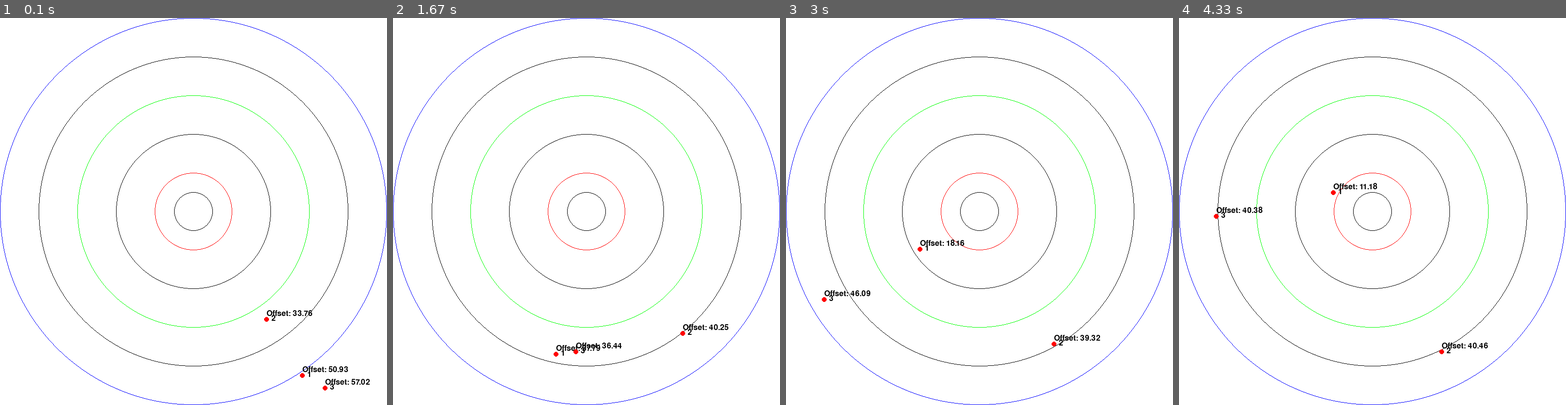
Above: before the commit, frames 1-4 (left to right).
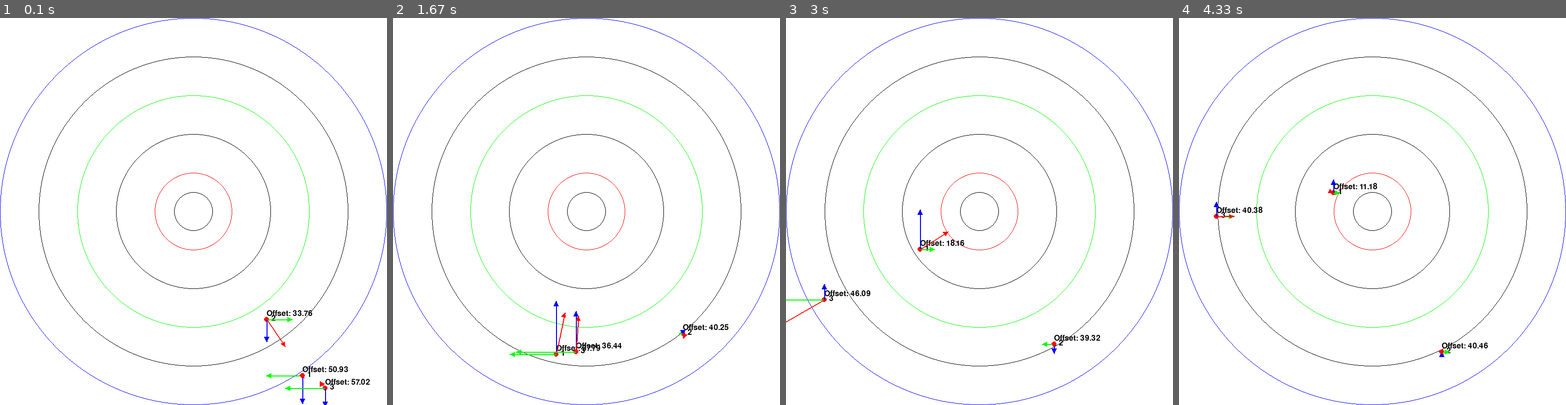
Above: after the commit, the same moments.

Repository: Kyu-katsu/master2_4
Game: pygame game, started from main.py
The game is run twice, just before and just after one commit, with the same random seed, the same clock (stepped at 60 frames per second) and the same inputs.
Inputs:
- Up to frame 1 (0.1 s): no input
- Up to frame 2 (1.67 s): no input
- Up to frame 3 (3 s): no input
- Up to frame 4 (4.33 s): no input

The runs differ from the first frame. In frame 1, 0.2% of the frame differs, in the area x 68-85%, y 77-100%; in frame 2, 0.2%, in the area x 30-77%, y 73-88%; in frame 3, 0.2%; in frame 4, less than 0.1%.

Commit message:
Apply acceleration and randomized fixed velocity

Diff:
--- a/main.py
+++ b/main.py
@@ -2,6 +2,10 @@
 import pygame
 import numpy as np
 import math
+import matplotlib
+matplotlib.use('TkAgg')  # 또는 'Qt5Agg'
+import matplotlib.pyplot as plt
+from scipy.stats import norm
 
 
 # 초기 설정
@@ -77,9 +81,9 @@
         text = font.render(str(self.id), True, (0, 0, 0))
         screen.blit(text, (int(self.x * SCALE) + 10, int(self.y * SCALE) - 10))
 
-    def calculate_offset(self):
-        center_x, center_y = SPACE_SIZE // 2, SPACE_SIZE // 2
-        return math.sqrt((self.x - center_x) ** 2 + (self.y - center_y) ** 2)
+    # def calculate_offset(self):
+    #     center_x, center_y = SPACE_SIZE // 2, SPACE_SIZE // 2
+    #     return math.sqrt((self.x - center_x) ** 2 + (self.y - center_y) ** 2)
 
     @property
     def vx(self):
@@ -107,116 +111,228 @@
     font = pygame.font.Font(None, 24)
     text = font.render(f"Offset: {offset / SCALE:.2f}", True, (0, 0, 0))
     screen.blit(text, (obj.x * SCALE, obj.y * SCALE - 20))
-
-
-def log_object_states(objects):
-    print("\nObject States:")
-    for i, obj in enumerate(objects):
-        offset = obj.calculate_offset()
-        print(f"Object {i+1}: x={obj.x:.2f}, y={obj.y:.2f}, "
-              f"vx={obj.vx:.2f}, vy={obj.vy:.2f}, "
-              f"ax={obj.ax:.2f}, ay={obj.ay:.2f}, offset={offset:.2f}")
-
-
-def log_offsets(timestep, objects):
-    print(f"[time step {timestep}] ", end="")
-    offsets = []
-    for obj in objects:
-        # 중심선 기준 거리 계산 (RoI 1: 5, RoI 2: 20, RoI 3: 40)
-        offset = obj.calculate_offset()  # 객체 중심까지의 거리
-        roi_offsets = (round(abs(offset - 5), 2), round(abs(offset - 20), 2), round(abs(offset - 40), 2))  # RoI별 거리
-        offsets.append(roi_offsets)
-
-    # 출력
-    for i, roi_offsets in enumerate(offsets):
-        print(f"object {i + 1} offset {roi_offsets} ", end="")
-        if i < len(offsets) - 1:
-            print("/ ", end="")
-
-    return offsets
-
-
-class IMM():
-    def __init__(self, num_models, transition_matrix, initial_mu, initial_states, initial_covariances):
-        """Initilize"""
-        self.num_models = num_models    # 3: RoI 1, RoI 2, RoI 3
-        self.transition_matrix = np.array(transition_matrix)    # 3x3
-        self.mu = np.array(initial_mu)  # 3x1
-        self.states = initial_states  # 각 객체의 초기 상태(랜덤하게 받은거 그대로 먹이기)
-        self.covariances = initial_covariances  # 공분산 설정
-
-    def interaction_step(self):
-        """Model interaction: Calculate mixed initial state and covariance."""
-        mixed_states = []
-        mixed_covariances = []
-        mu_conditional = self.transition_matrix.T @ self.mu
-        c_bar = mu_conditional / np.sum(mu_conditional)
-
+    # return offset / SCALE
+
+
+def cal_offset(obj):
+    center_x, center_y = WIDTH // 2, HEIGHT // 2
+    offset = math.sqrt((obj.x * SCALE - center_x) ** 2 + (obj.y * SCALE - center_y) ** 2)
+    RoI_centerline_offset = (round(abs((offset / SCALE) - 5), 2), round(abs((offset / SCALE) - 20), 2), round(abs((offset / SCALE) - 40), 2))  # RoI별 거리
+    return RoI_centerline_offset
+
+
+def draw_velocity_arrows(screen, obj, center_x, center_y):
+    start_pos = (int(obj.x * SCALE), int(obj.y * SCALE))  # 객체 위치
+
+    # 화살표를 그리는 내부 함수
+    def draw_arrow(color, start, vector, scale=30):
+        magnitude = math.sqrt(vector[0] ** 2 + vector[1] ** 2)  # 속도 크기
+        if magnitude == 0:
+            return  # 속도가 0이면 화살표 없음
+        unit_vector = (vector[0] / magnitude, vector[1] / magnitude)  # 방향 벡터 계산
+        end_pos = (start[0] + int(unit_vector[0] * magnitude * scale),
+                   start[1] + int(unit_vector[1] * magnitude * scale))
+        pygame.draw.line(screen, color, start, end_pos, 2)  # 화살표 몸체
+
+        # 화살표 촉 계산
+        arrow_size = 10  # 촉 크기
+        arrow_point1 = (end_pos[0] - int(unit_vector[0] * arrow_size - unit_vector[1] * arrow_size // 2),
+                        end_pos[1] - int(unit_vector[1] * arrow_size + unit_vector[0] * arrow_size // 2))
+        arrow_point2 = (end_pos[0] - int(unit_vector[0] * arrow_size + unit_vector[1] * arrow_size // 2),
+                        end_pos[1] - int(unit_vector[1] * arrow_size - unit_vector[0] * arrow_size // 2))
+        pygame.draw.polygon(screen, color, [end_pos, arrow_point1, arrow_point2])
+
+    # x축 속도 화살표 (녹색)
+    draw_arrow(GREEN, start_pos, (obj.vx, 0))
+
+    # y축 속도 화살표 (파란색)
+    draw_arrow(BLUE, start_pos, (0, obj.vy))
+
+    # 중심점 방향 속도 화살표 (빨간색)
+    # 중심점과 객체 간 방향 벡터 계산
+    vcx = center_x / SCALE - obj.x  # 중심점으로의 x축 방향
+    vcy = center_y / SCALE - obj.y  # 중심점으로의 y축 방향
+    center_magnitude = math.sqrt(vcx ** 2 + vcy ** 2)  # 중심점 방향 벡터 크기
+    if center_magnitude > 0:
+        vcx /= center_magnitude  # 단위 벡터화
+        vcy /= center_magnitude
+
+    # 중심점 방향 속도의 크기를 기반으로 화살표 길이를 조정
+    center_speed = obj.vx * vcx + obj.vy * vcy  # 중심점 방향 속도 크기 (스칼라 곱)
+    draw_arrow(RED, start_pos, (vcx * center_speed, vcy * center_speed))
+
+
+def calculate_center_velocity(obj, center_x, center_y):
+    # 중심점 벡터
+    vcx = center_x / SCALE - obj.x
+    vcy = center_y / SCALE - obj.y
+    center_vector = np.array([vcx, vcy])
+
+    # 객체 속도 벡터
+    velocity_vector = np.array([obj.vx, obj.vy])
+
+    # 중심점 방향 속도 계산
+    center_vector_magnitude = np.linalg.norm(center_vector)
+    if center_vector_magnitude == 0:  # 중심점과 겹치면 속도 0
+        return 0
+
+    center_velocity = np.dot(velocity_vector, center_vector) / center_vector_magnitude
+    return round(center_velocity, 2)
+
+
+def cal_velocity(obj):
+    vel = obj.speed
+    dir = obj.direction
+    return round(vel, 2), dir
+
+
+# # 일단 굳이 필요 없음
+# def log_object_states(objects):
+#     print("\nObject States:")
+#     for i, obj in enumerate(objects):
+#         offset = obj.calculate_offset()
+#         print(f"Object {i+1}: x={obj.x:.2f}, y={obj.y:.2f}, "
+#               f"vx={obj.vx:.2f}, vy={obj.vy:.2f}, "
+#               f"ax={obj.ax:.2f}, ay={obj.ay:.2f}, offset={offset:.2f}")
+# # 일단 굳이 필요 없음
+# def log_offsets(timestep, objects):
+#     print(f"[time step {timestep}] ", end="")
+#     offsets = []
+#     print()
+#     for obj in objects:
+#         # 중심선 기준 거리 계산 (RoI 1: 5, RoI 2: 20, RoI 3: 40)
+#         offset = obj.calculate_offset()  # 객체 ~ 중심 거리
+#         roi_offsets = (round(abs(offset - 5), 2), round(abs(offset - 20), 2), round(abs(offset - 40), 2))  # RoI별 거리
+#         offsets.append(roi_offsets)
+#         print('offset은?{}'.format(offset))
+#         print('q_k^i는?{}'.format(offsets))
+#
+#     # 출력
+#     for i, roi_offsets in enumerate(offsets):
+#         print(f"object {i + 1} offset {roi_offsets} ", end="")
+#         if i < len(offsets) - 1:
+#             print("/ ", end="")
+#     return offsets
+
+
+class IMM:
+    def __init__(self, initial_offsets, initial_variances, initial_probs):
+        self.num_models = 3  # 모델 수 (RoI 1, RoI 2, RoI 3)
+        self.q_bar = initial_offsets  # 평균 오프셋 (initial average)
+        self.P = initial_variances  # 분산 (initial uncertainty)
+        self.mu = initial_probs  # 모델 확률
+        self.q = [self.q_bar[i] + self.P[i] for i in range(self.num_models)]  # Initial offsets with variance
+        self.q_distributions = [norm(loc=self.q_bar[i], scale=np.sqrt(self.P[i])) for i in range(self.num_models)]
+
+    def draw_PDF(self):
+        # x 값의 범위 설정 (분포가 잘 보일 정도로)
+        x_values = np.linspace(-25, 75, 100)
+
+        # 그래프 그리기
+        plt.figure(figsize=(10, 6))
+
+        # 각 분포에 대해 PDF를 그리기
         for i in range(self.num_models):
-            mixed_state = np.sum(
-                [self.transition_matrix[j, i] * self.states[j] for j in range(self.num_models)], axis=0
-            )
-            mixed_states.append(mixed_state)
-            mixed_covariance = np.sum(
-                [self.transition_matrix[j, i] *
-                 (self.covariances[j] + np.outer(self.states[j] - mixed_state, self.states[j] - mixed_state))
-                 for j in range(self.num_models)],
-                axis=0
-            )
-            mixed_covariances.append(mixed_covariance)
-
-        return c_bar, mixed_states, mixed_covariances
-
-    def prediction_step(self, mixed_states, mixed_covariances, process_models, process_covariances):
-        """Model-specific prediction step."""
-        predicted_states = []
-        predicted_covariances = []
-        for i in range(self.num_models):
-            A = process_models[i]
-            Q = process_covariances[i]
-            predicted_state = A @ mixed_states[i]
-            predicted_covariance = A @ mixed_covariances[i] @ A.T + Q
-            predicted_states.append(predicted_state)
-            predicted_covariances.append(predicted_covariance)
-
-        return predicted_states, predicted_covariances
-
-    def update_step(self, observations, observation_models, observation_covariances):
-        """Model-specific update step."""
-        updated_states = []
-        updated_covariances = []
-        likelihoods = np.zeros(self.num_models)
-
-        for i in range(self.num_models):
-            H = observation_models[i]
-            R = observation_covariances[i]
-            z = observations
-            y = z - H @ self.states[i]
-            S = H @ self.covariances[i] @ H.T + R
-            K = self.covariances[i] @ H.T @ np.linalg.inv(S)
-            updated_state = self.states[i] + K @ y
-            updated_covariance = (np.eye(len(self.states[i])) - K @ H) @ self.covariances[i]
-
-            likelihoods[i] = np.exp(-0.5 * y.T @ np.linalg.inv(S) @ y) / np.sqrt(np.linalg.det(2 * np.pi * S))
-
-            updated_states.append(updated_state)
-            updated_covariances.append(updated_covariance)
-
-        return updated_states, updated_covariances, likelihoods
+            plt.plot(x_values, self.q_distributions[i].pdf(x_values),
+                     label=f'Model {i + 1} (μ={self.mu[i]}, σ={np.sqrt(self.P[i]):.2f})')
+
+        # RoI 분할
+        plt.axvspan(0, 10, color='red', alpha=0.1, label="Highlighted Region")
+        plt.axvspan(10, 30, color='green', alpha=0.1, label="Highlighted Region")
+        plt.axvspan(30, 50, color='blue', alpha=0.1, label="Highlighted Region")
+
+        # 그래프 설정
+        plt.title('Normal Distributions for Each Model')
+        plt.xlabel('x')
+        plt.ylabel('Probability Density')
+        plt.legend()
+
+        # 그래프 표시
+        plt.show()
+
+
+    def _expected_offset(self):    # \hat{q}_k
+        expected_offset = sum(self.mu[i] * self.q[i] for i in range(self.num_models))
+        return expected_offset
+
+    def state_transition_matrix(self):
+        """
+        Predict next state for each model.
+        """
+        # Example: Gaussian-based transition
+        new_q_bar = self.q_bar + np.random.normal(0, np.sqrt(self.P))
+        return new_q_bar
+
+
+    def make_TPM(self):
+        self.transition_matrix
+
+    def mixing_step(self):
+        """
+        Calculate mixed probabilities, offsets, and variances.
+        """
+        mixed_probs = self.transition_matrix.T @ self.mu
+        c_bar = mixed_probs / np.sum(mixed_probs)  # Normalize
+
+        mixed_q_bar = np.dot(self.transition_matrix.T, self.q_bar)
+        mixed_P = np.dot(self.transition_matrix.T, self.P + (self.q_bar - mixed_q_bar) ** 2)
+        return c_bar, mixed_q_bar, mixed_P
+
+    def update_step(self, observed_offsets, observation_variances):
+        """
+        Update state based on observations.
+        """
+        updated_q_bar = []
+        updated_P = []
+        likelihoods = []
+
+        for i in range(len(self.q_bar)):
+            residual = observed_offsets - self.q_bar[i]
+            S = self.P[i] + observation_variances[i]  # Innovation covariance
+            K = self.P[i] / S  # Kalman gain
+
+            # Update state and variance
+            updated_q = self.q_bar[i] + K * residual
+            updated_variance = (1 - K) * self.P[i]
+
+            # Calculate likelihood
+            likelihood = (1 / np.sqrt(2 * np.pi * S)) * np.exp(-0.5 * (residual ** 2 / S))
+
+            updated_q_bar.append(updated_q)
+            updated_P.append(updated_variance)
+            likelihoods.append(likelihood)
+
+        return np.array(updated_q_bar), np.array(updated_P), np.array(likelihoods)
 
     def fusion_step(self, likelihoods):
-        """IMM model fusion."""
+        """
+        Fuse state across models to get the final state.
+        """
         self.mu = likelihoods * self.mu
         self.mu /= np.sum(self.mu)  # Normalize
 
-        fused_state = np.sum([self.mu[i] * self.states[i] for i in range(self.num_models)], axis=0)
-        fused_covariance = np.sum(
-            [self.mu[i] * (self.covariances[i] + np.outer(self.states[i] - fused_state, self.states[i] - fused_state))
-             for i in range(self.num_models)],
-            axis=0
-        )
-
-        return fused_state, fused_covariance
+        fused_q = np.dot(self.mu, self.q_bar)  # Weighted average of offsets
+        fused_P = np.dot(self.mu, self.P + (self.q_bar - fused_q) ** 2)  # Weighted variance
+
+        return fused_q, fused_P
+
+    def step(self, observed_offsets, observation_variances):
+        """
+        Perform one complete IMM step.
+        """
+        # 1. Mixing Step
+        c_bar, mixed_q_bar, mixed_P = self.mixing_step()
+
+        # 2. Prediction Step
+        predicted_q_bar = self.state_transition_matrix()
+        predicted_P = mixed_P  # Assume constant variance for simplicity
+
+        # 3. Update Step
+        updated_q_bar, updated_P, likelihoods = self.update_step(observed_offsets, observation_variances)
+
+        # 4. Fusion Step
+        fused_q, fused_P = self.fusion_step(likelihoods)
+        return fused_q, fused_P
 
 
 
@@ -230,7 +346,8 @@
     # 객체 생성 (ID 부여)
     objects = [DynamicObject(id=i + 1) for i in range(3)]
     last_log_time = time.time()
-    timestep = 1  # Time step counter
+
+    timestep = 0  # Time step counter
 
     running = True
     while running:
@@ -243,21 +360,49 @@
         # 동심원 그리기
         draw_circles(screen)
 
+        # 중심점 설정
+        center_x, center_y = WIDTH // 2, HEIGHT // 2
+
         # 객체 업데이트 및 그리기
         for obj in objects:
             obj.update(0.1)
             obj.draw(screen)
-            draw_offset(screen, obj)
-
+            draw_offset(screen, obj)   # obj 1, 2, 3에 대한 offset 표현
+            draw_velocity_arrows(screen, obj, center_x, center_y)   # obj 1, 2, 3에 대한 속도 화살표 표현
+
+        # offset 관측
         current_time = time.time()
-        if current_time - last_log_time >= 1.0:
-            obs_offsets = log_offsets(timestep, objects)
-            timestep += 1
-
-            log_object_states(objects)
+        if timestep == 0 or current_time - last_log_time >= 1.0:
+            offsets = [0, 0, 0]
+            Velocities = [0, 0, 0]
+            Directions = [0, 0, 0]
+            Center_Vel = [0, 0, 0]
+            for obj in objects:
+                offset = cal_offset(obj)
+                velocity, dir = cal_velocity(obj)
+                center_velocity = calculate_center_velocity(obj, center_x, center_y)
+                offsets[obj.id - 1] = offset
+                Velocities[obj.id - 1] = velocity
+                Directions[obj.id - 1] = dir
+                Center_Vel[obj.id - 1] = center_velocity
+                timestep += 1
+            print('Offsets/ obj 1:{}, obj 2:{}, obj 3:{}'.format(offsets[0], offsets[1], offsets[2]))  # 1초마다 객체의 offset 관측 - IMM 재료
+            # print('Velocities/ obj 1, obj 2, obj 3 :{}'.format(Velocities))
+            # print('Directions/ obj 1, obj 2, obj 3 :{}'.format(Directions))
+            print('Center_Vel/ obj 1, obj 2, obj 3 :{}'.format(Center_Vel))     # 1초마다 객체의 (중심점으로의)속도 관측 - IMM 재료
+            print()
             last_log_time = current_time
-            # print(obs_offsets)    # 이걸로 IMM 동작.
-            print()
+
+
+            # # IMM 적용 구간
+            # # 초기 분산 (각 모델의 초기 불확실성)
+            # initial_variances = [1, 4, 9]
+            # # 초기 확률 (모델 초기 가중치)
+            # initial_probs = [round(1/3, 2), round(1/3, 2), round(1/3, 2)]
+            #
+            # for obj in objects:
+            #     imm = IMM(offsets[obj.id - 1], initial_variances, initial_probs)
+            #     imm.draw_PDF()
 
 
         pygame.display.flip()
